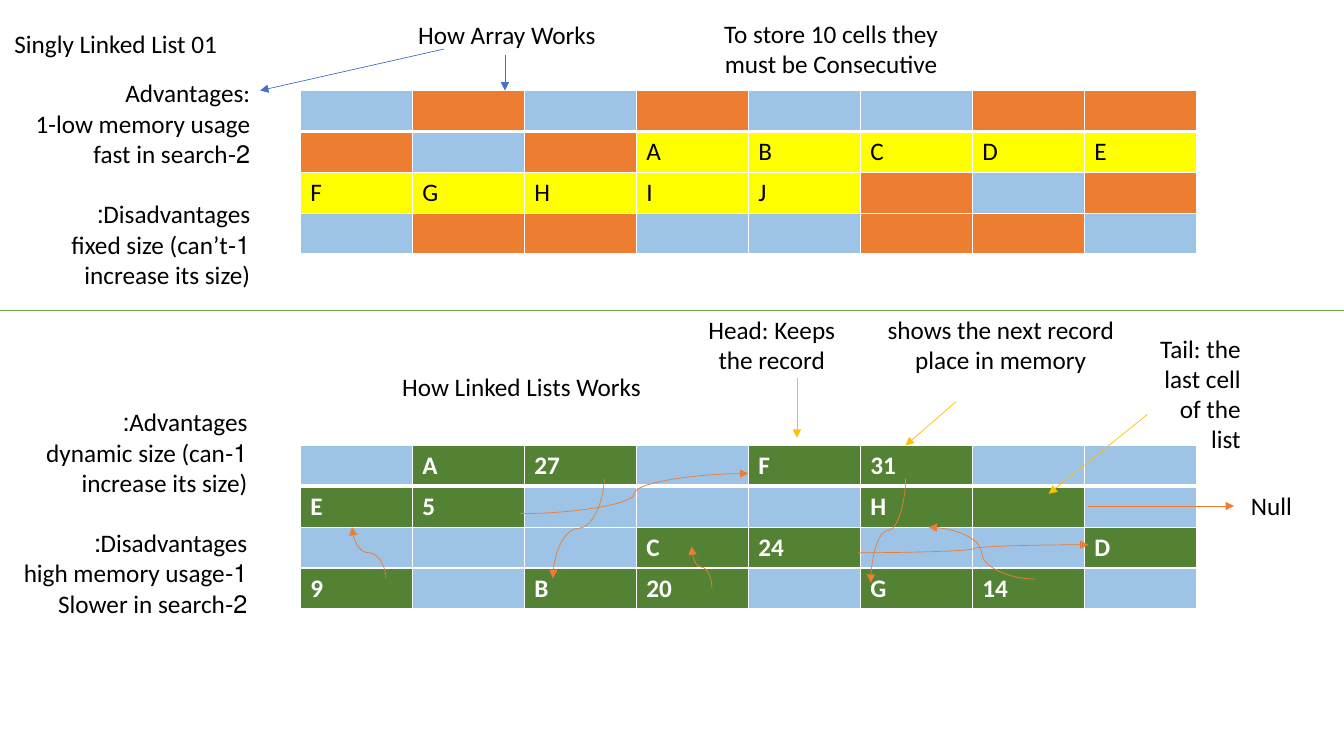
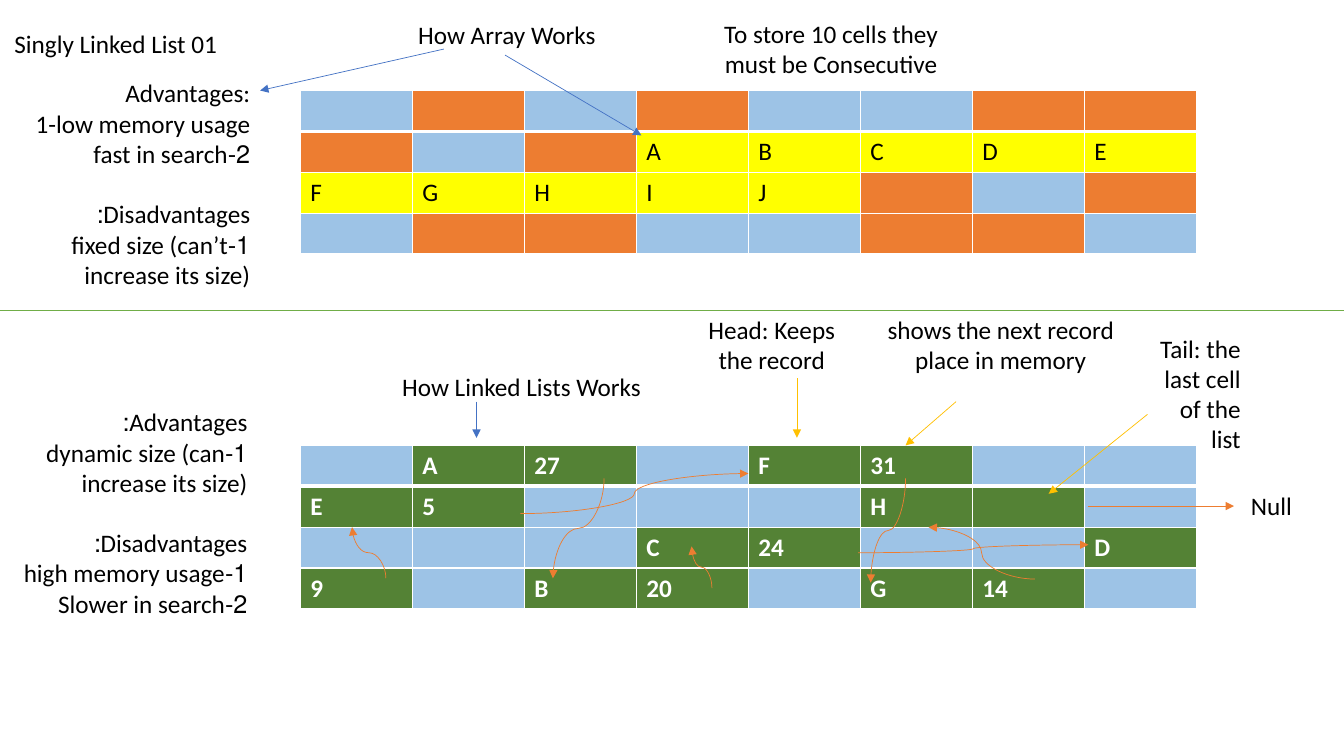
Before and after one commit to abdallahTalafha/Java-DataStructure, a slide deck: slide 8 of DATA STRUCTURE POWERPOINT.pptx. Drawn at 1344x756 pixels with LibreOffice and Linux fonts; fonts in the diff are those of the drawing. Boxes give left, top, right and bottom in pixels: in the first picture for what was removed or moved away, otherwise in the second. Text is boxed around its words. In the diff, an @@ line names an element or a change of style, - is before the commit and + after.

```diff
--- a/DATA STRUCTURE POWERPOINT.pptx
+++ b/DATA STRUCTURE POWERPOINT.pptx
@@ arrow moved from (505, 55) - (505, 91) to (505, 55) - (641, 135) @@
@@ arrow added from (477, 401) to (477, 438), #4472C4 0.5 pt @@
```
Also in this commit, not shown: 2 other slides changed, 4 slides added, 6 other files.
